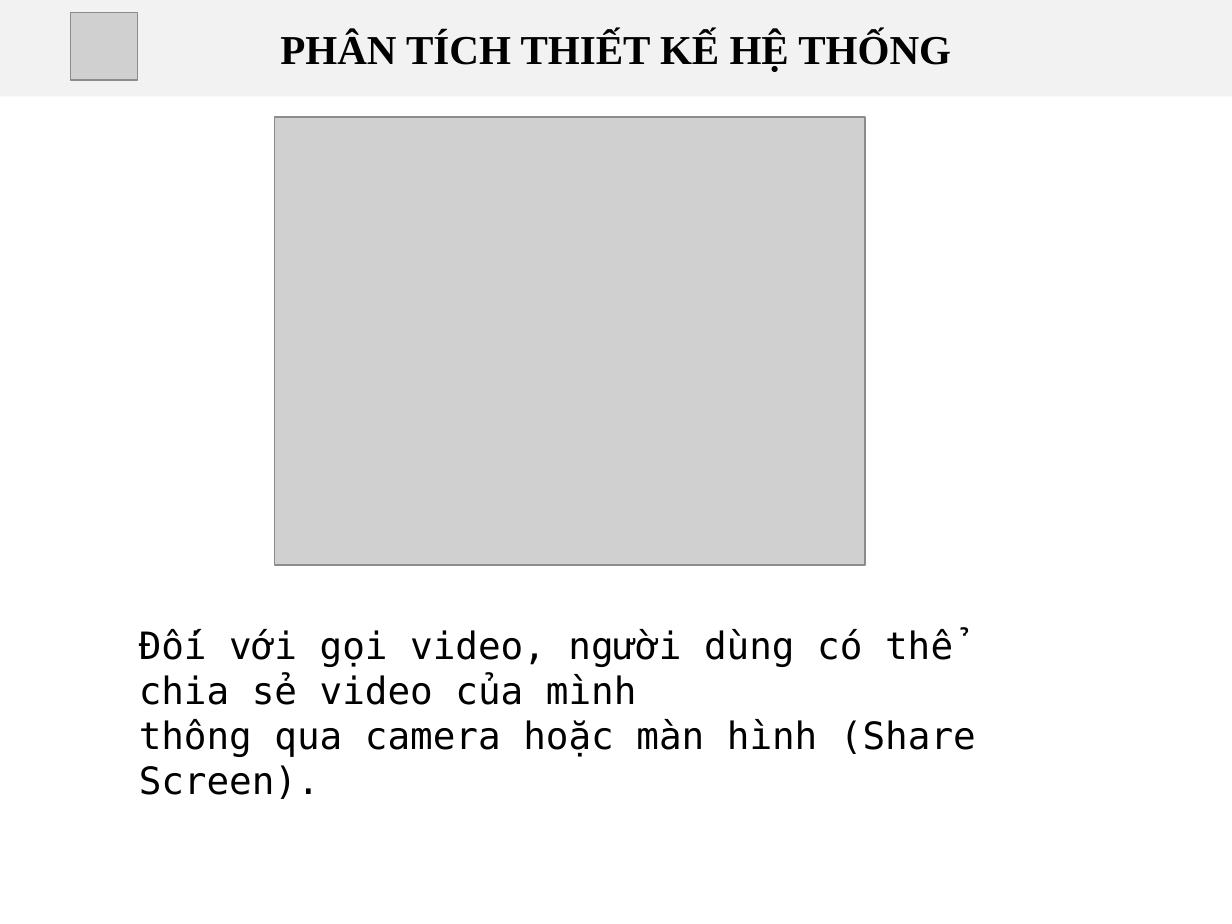
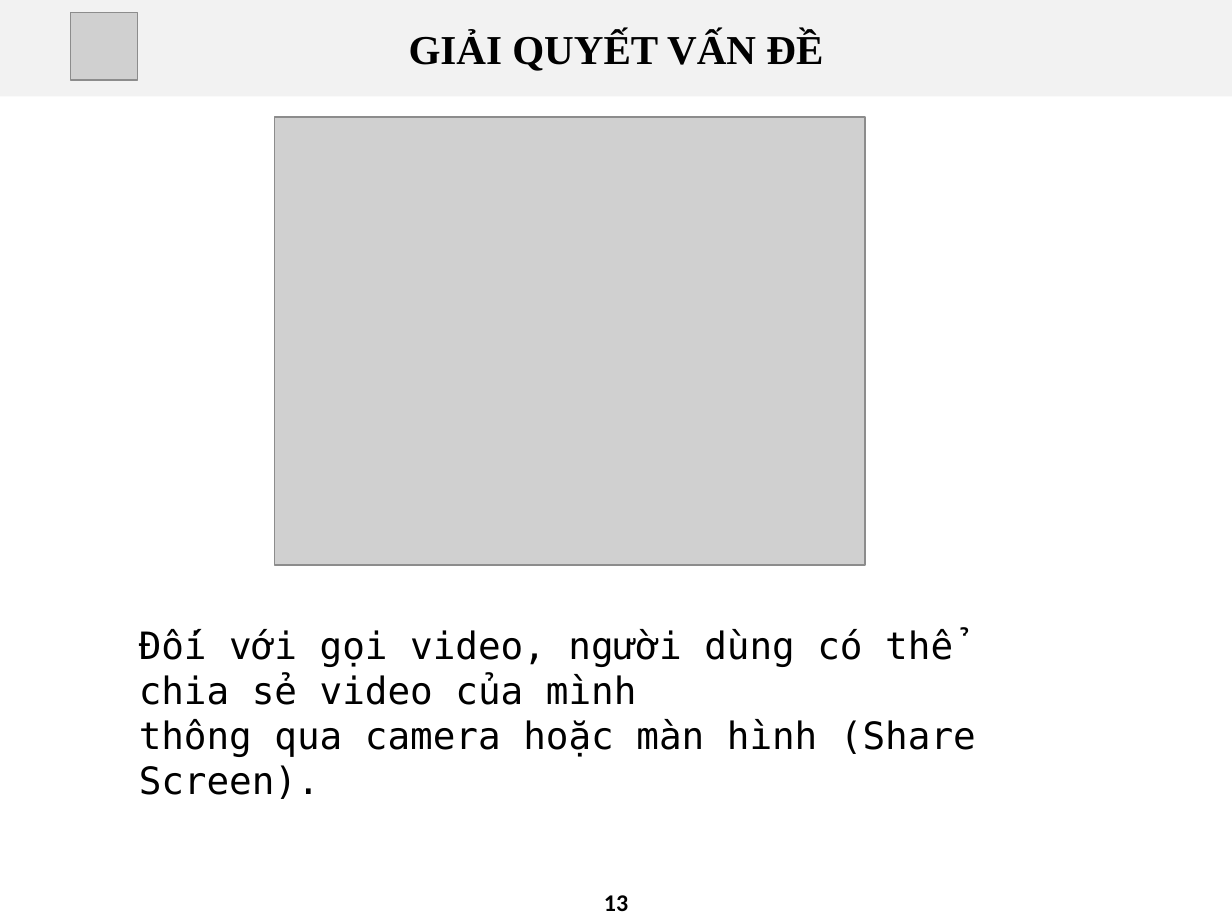
Before and after one commit to tinhphandotco/webrtc, a slide deck: slide 13 of baocao/BaoCao_DATN_TranThongThanhLuan.pptx. Drawn at 1232x924 pixels with LibreOffice and Linux fonts; fonts in the diff are those of the drawing; grey boxes stand for pictures; background and template pictures are left out. Boxes give left, top, right and bottom in pixels: in the first picture for what was removed or moved away, otherwise in the second. Text is boxed around its words. In the diff, an @@ line names an element or a change of style, - is before the commit and + after.

```diff
--- a/baocao/BaoCao_DATN_TranThongThanhLuan.pptx
+++ b/baocao/BaoCao_DATN_TranThongThanhLuan.pptx
@@ text in rectangle at <box>409,32,823,71</box>: text changed @@
-PHÂN TÍCH THIẾT KẾ HỆ THỐNG
+GIẢI QUYẾT VẤN ĐỀ
@@ page number added at <box>604,895,628,911</box>, 14 pt, text #000000, bold @@
+13
```
Also in this commit, not shown: 15 other slides changed, 12 other files.
